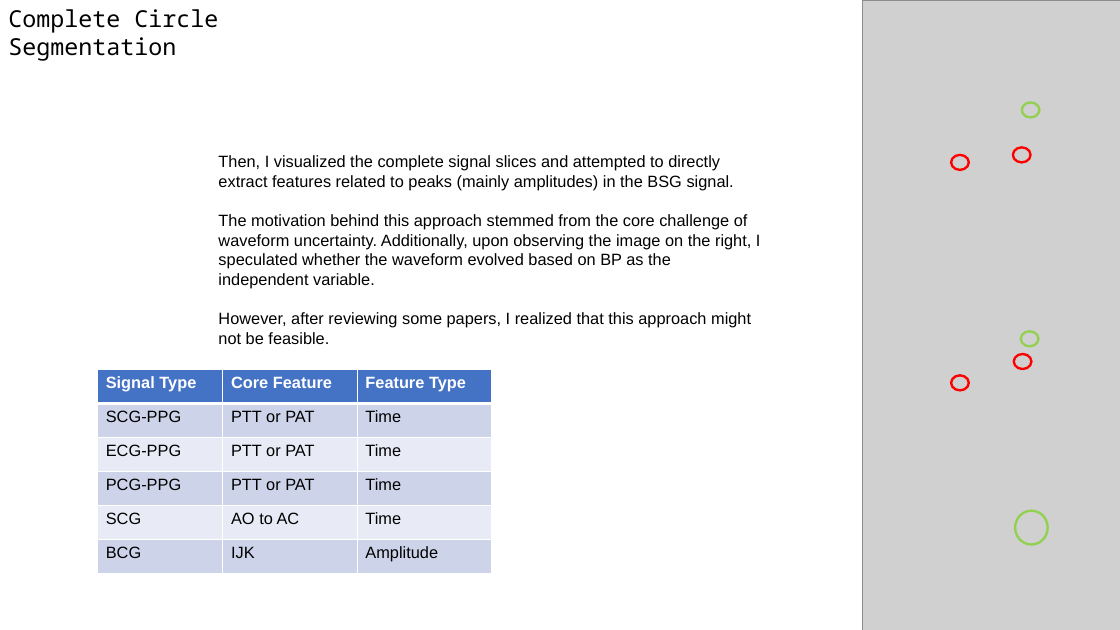
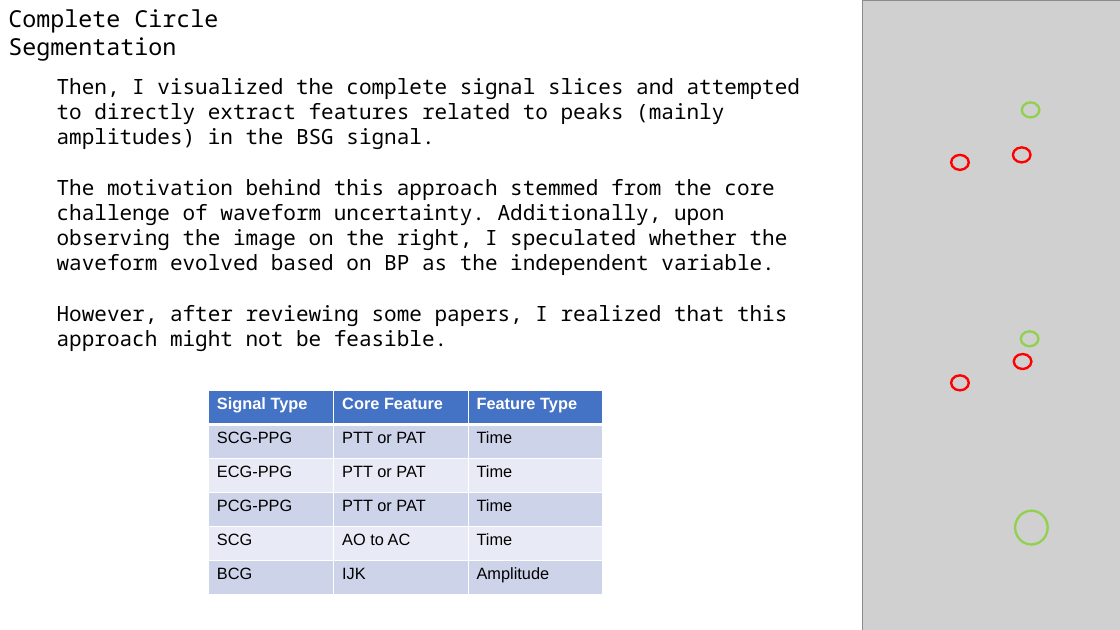
Before and after one commit to A-Big-Tortoise/Presentation, a slide deck: slide 12 of Presentation_0226_JiayuChen.pptx. Drawn at 1120x630 pixels with LibreOffice and Linux fonts; fonts in the diff are those of the drawing; grey boxes stand for pictures. Boxes give left, top, right and bottom in pixels: in the first picture for what was removed or moved away, otherwise in the second. Text is boxed around its words. In the diff, an @@ line names an element or a change of style, - is before the commit and + after.

```diff
--- a/Presentation_0226_JiayuChen.pptx
+++ b/Presentation_0226_JiayuChen.pptx
@@ text "Then, I visualized the complete ...": place and size @@
-text "Then, I visualized the complete ..." at box(218, 155, 761, 344)
+text "Then, I visualized the complete ..." at box(57, 78, 800, 351)
@@ text "Then, I visualized the complete ..." at box(57, 78, 800, 351): size 14 to 18 pt, font Arial to Noto Sans Mono @@
@@ table: place and size @@
-table at box(97, 369, 492, 573)
+table at box(208, 391, 602, 595)
```
Also in this commit, not shown: 8 other slides changed.
